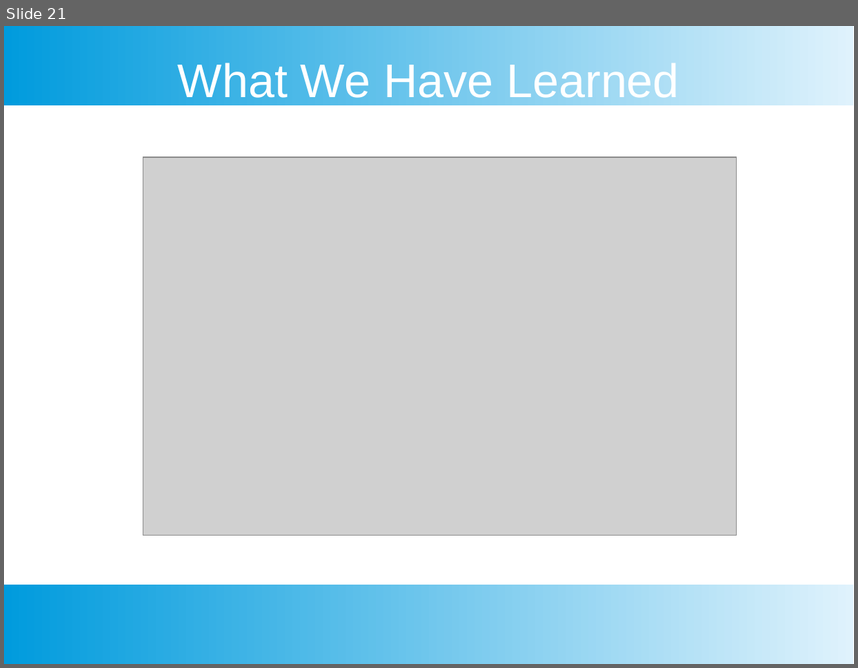
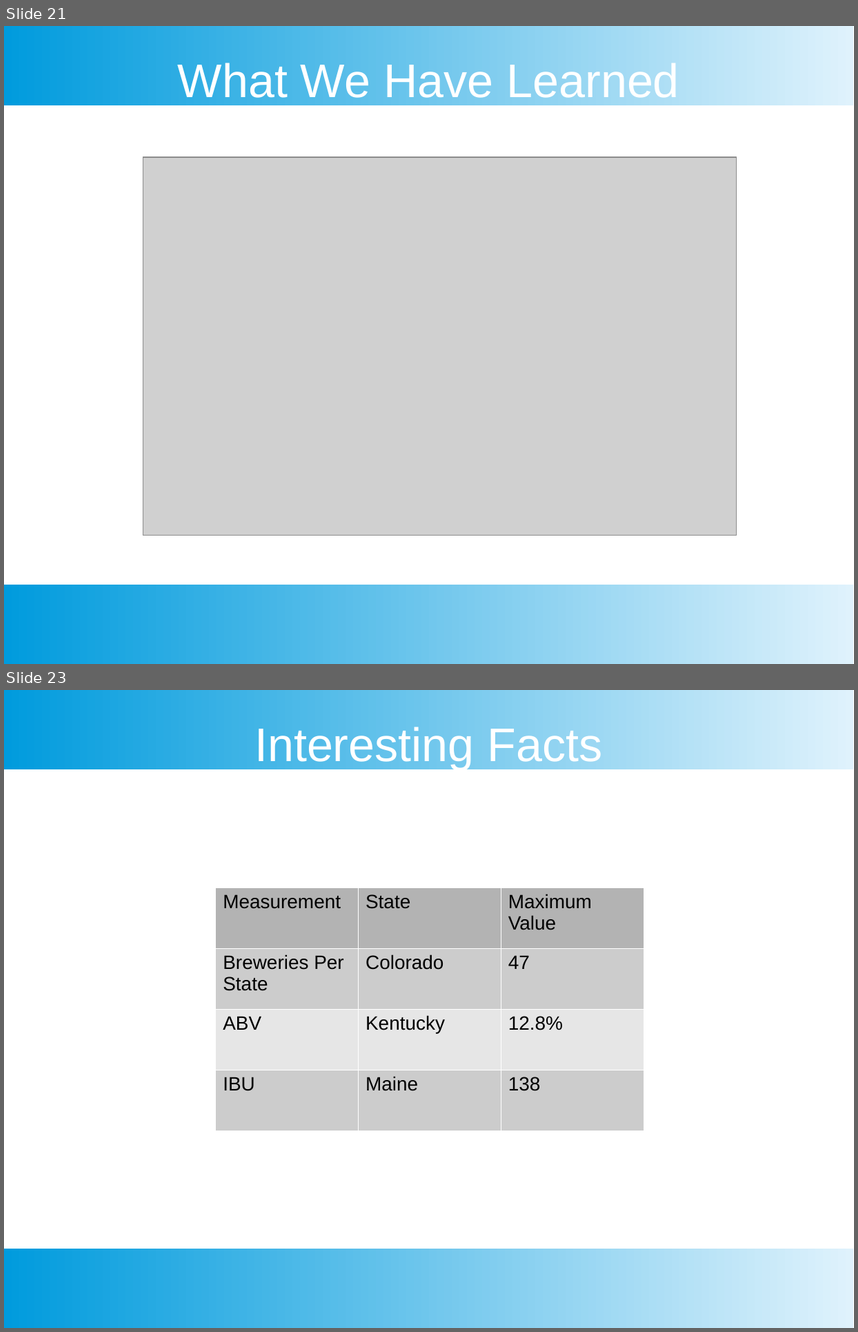
Before and after one commit to sjmiller8182/BeerAnalysis, a slide deck: Thompson_Kevin_Presentation.pptx. Shown one above the other, each under a label of ours: slide 21 before the commit, slides 21 and 23 after it; the slides between them are not shown. The pictures are 858x668 and 858x1332 pixels, drawn with LibreOffice and Linux fonts; fonts in the diff are those of the drawing; grey boxes stand for pictures. Boxes give left, top, right and bottom in pixels: in the first picture for what was removed or moved away, otherwise in the second. Text is boxed around its words. In the diff, an @@ line names an element or a change of style, - is before the commit and + after.

```diff
--- a/Thompson_Kevin_Presentation.pptx
+++ b/Thompson_Kevin_Presentation.pptx
@@ slide 23 added at [4, 690, 854, 1328], background #FFFFFF; not listed: 2 template elements that a slide beside it also shows @@
@@ text added at [254, 727, 603, 769], 44 pt, text #FFFFFF @@
+Interesting Facts
@@ table added at [215, 887, 644, 1130], 4 rows, 3 columns @@
+Measurement | State | Maximum Value
+Breweries Per State | Colorado | 47
+ABV | Kentucky | 12.8%
+IBU | Maine | 138
```
Also in this commit, not shown: 7 slides changed, 6 other slides added, 2 slides removed, 2 other files.
